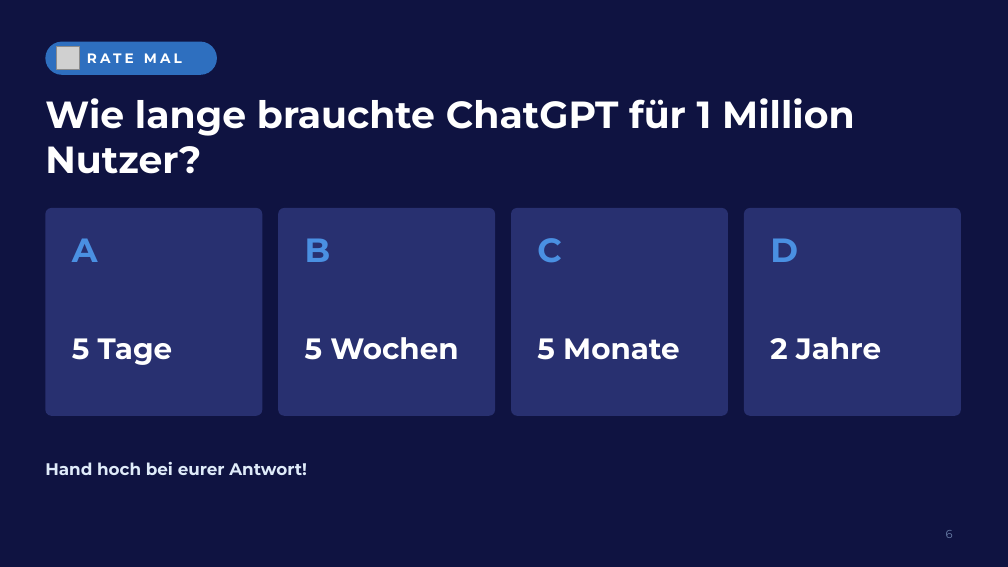
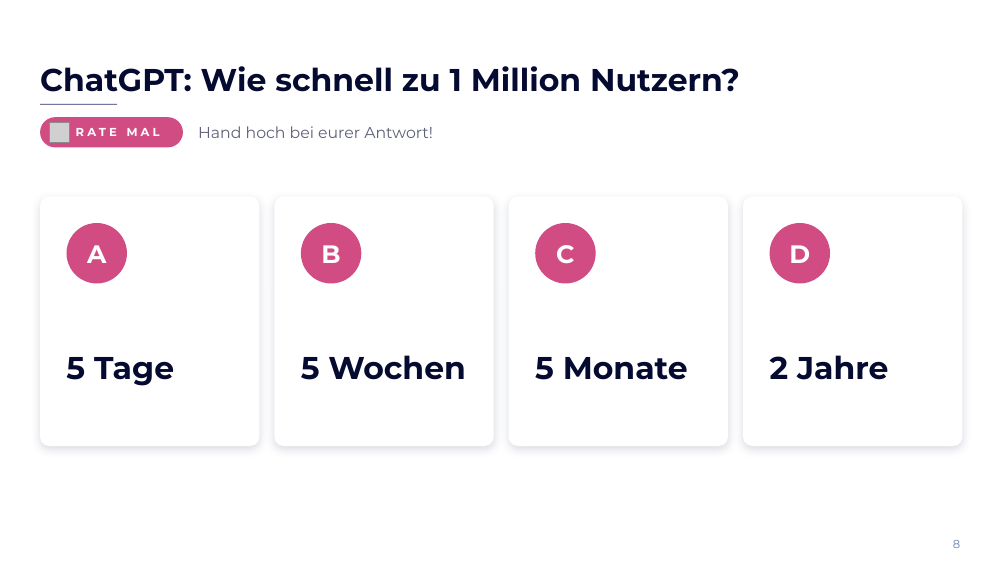
Before and after one commit to elias762/Advisory-board, a slide deck: slide 8 of ki-tag-gymnasium-sued/KI-Tag_Gymnasium-Sued_Impulsvortrag.pptx (slide 6 before the commit). Drawn at 1008x567 pixels with LibreOffice and Linux fonts; fonts in the diff are those of the drawing; grey boxes stand for pictures; background and template pictures are left out. Boxes give left, top, right and bottom in pixels: in the first picture for what was removed or moved away, otherwise in the second. Text is boxed around its words. In the diff, an @@ line names an element or a change of style, - is before the commit and + after.

```diff
--- a/ki-tag-gymnasium-sued/KI-Tag_Gymnasium-Sued_Impulsvortrag.pptx
+++ b/ki-tag-gymnasium-sued/KI-Tag_Gymnasium-Sued_Impulsvortrag.pptx
@@ background #0F1341 to #FFFFFF @@
@@ rounded rectangle removed at <box>45,42,217,75</box> @@
@@ title added at <box>40,66,740,92</box>, 30 pt, text #050A30, bold @@
+ChatGPT: Wie schnell zu 1 Million Nutzern?
@@ line added from (40, 104) to (117, 104), #283070 0.75 pt @@
@@ rounded rectangle added at <box>40,117,183,147</box>, fill #D24C84 @@
@@ text removed at <box>45,98,854,174</box> @@
-Wie lange brauchte ChatGPT für 1 Million Nutzer?
@@ text "RATE MAL": place and size @@
-text "RATE MAL" at <box>87,53,182,63</box>
+text "RATE MAL" at <box>76,128,160,136</box>
@@ text "RATE MAL" at <box>76,128,160,136</box>: size 13 to 11 pt @@
@@ text "Hand hoch bei eurer Antwort!": place and size @@
-text "Hand hoch bei eurer Antwort!" at <box>45,462,306,475</box>
+text "Hand hoch bei eurer Antwort!" at <box>198,126,433,138</box>
@@ text "Hand hoch bei eurer Antwort!" at <box>198,126,433,138</box>: size 16 to 15 pt, text colour #DFEBF9 to #5E6178, bold off @@
@@ picture: place and size @@
-picture at <box>57,47,79,70</box>
+picture at <box>50,123,70,142</box>
@@ fill #283070 to #FFFFFF; shadow on; proportions changed in 4 elements at <box>743,197,963,446</box>, <box>509,197,728,446</box>, <box>274,197,494,446</box>, <box>40,197,259,446</box> @@
@@ rounded rectangle: place and size @@
-rounded rectangle at <box>45,208,262,416</box>
+rounded rectangle at <box>40,197,259,446</box>
@@ rounded rectangle: place and size @@
-rounded rectangle at <box>278,208,495,416</box>
+rounded rectangle at <box>274,197,494,446</box>
@@ rounded rectangle: place and size @@
-rounded rectangle at <box>511,208,728,416</box>
+rounded rectangle at <box>509,197,728,446</box>
@@ rounded rectangle: place and size @@
-rounded rectangle at <box>744,208,961,416</box>
+rounded rectangle at <box>743,197,963,446</box>
@@ size 32 to 24 pt, text colour #4A90E2 to #FFFFFF; alignment left to centre in 4 elements at <box>789,245,810,263</box>, <box>556,245,574,264</box>, <box>321,245,340,263</box>, <box>87,245,106,263</box> @@
@@ ellipse added at <box>67,223,127,284</box>, fill #D24C84 @@
@@ ellipse added at <box>301,223,361,284</box>, fill #D24C84 @@
@@ ellipse added at <box>535,223,596,284</box>, fill #D24C84 @@
@@ ellipse added at <box>770,223,830,284</box>, fill #D24C84 @@
@@ size 28 to 30 pt, text colour #FFFFFF to #050A30 in 4 elements at <box>770,355,888,380</box>, <box>535,357,688,380</box>, <box>301,355,465,380</box>, <box>66,357,174,386</box> @@
@@ text "5 Tage": place and size @@
-text "5 Tage" at <box>72,338,173,365</box>
+text "5 Tage" at <box>66,357,174,386</box>
@@ text "5 Wochen": place and size @@
-text "5 Wochen" at <box>305,337,458,360</box>
+text "5 Wochen" at <box>301,355,465,380</box>
@@ text "5 Monate": place and size @@
-text "5 Monate" at <box>537,338,680,360</box>
+text "5 Monate" at <box>535,357,688,380</box>
@@ text "2 Jahre": place and size @@
-text "2 Jahre" at <box>770,337,881,360</box>
+text "2 Jahre" at <box>770,355,888,380</box>
@@ page number removed at <box>946,530,953,538</box> @@
-6
@@ page number added at <box>953,540,960,548</box>, 11 pt, text #6A7FA8 @@
+8
```
Also in this commit, not shown: 18 other slides changed, 7 slides added, 1 other file.
